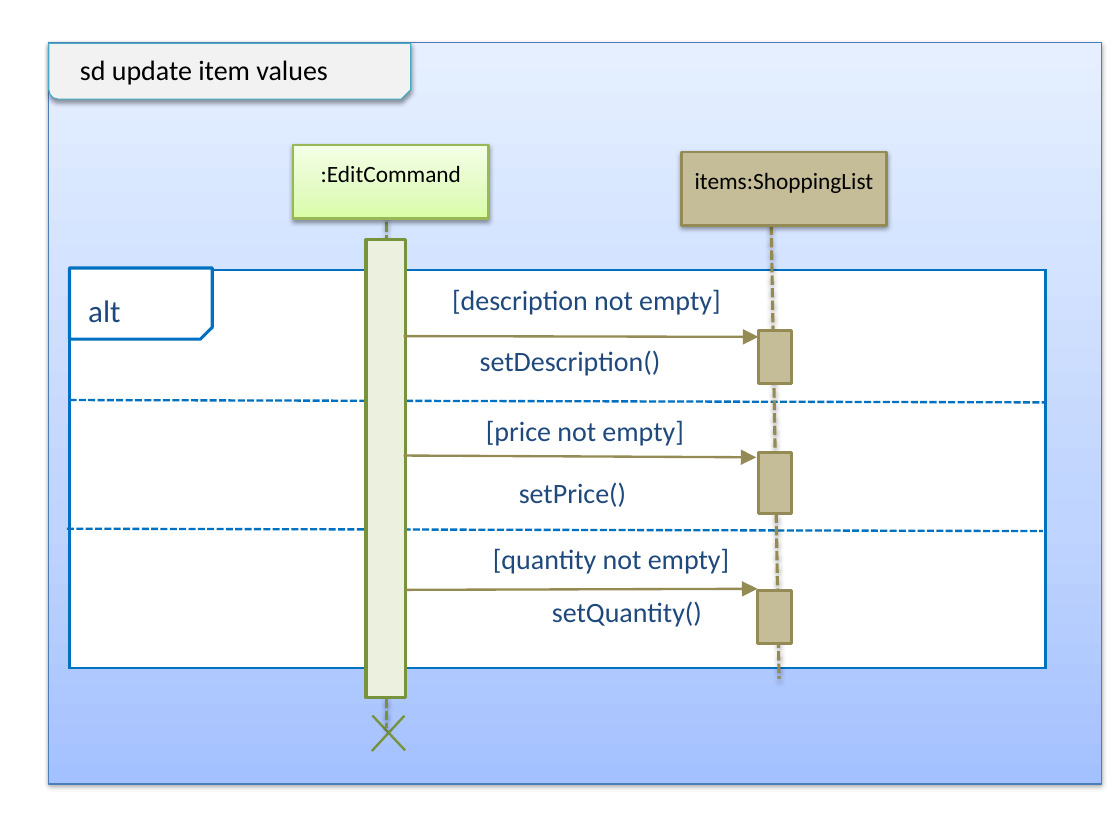
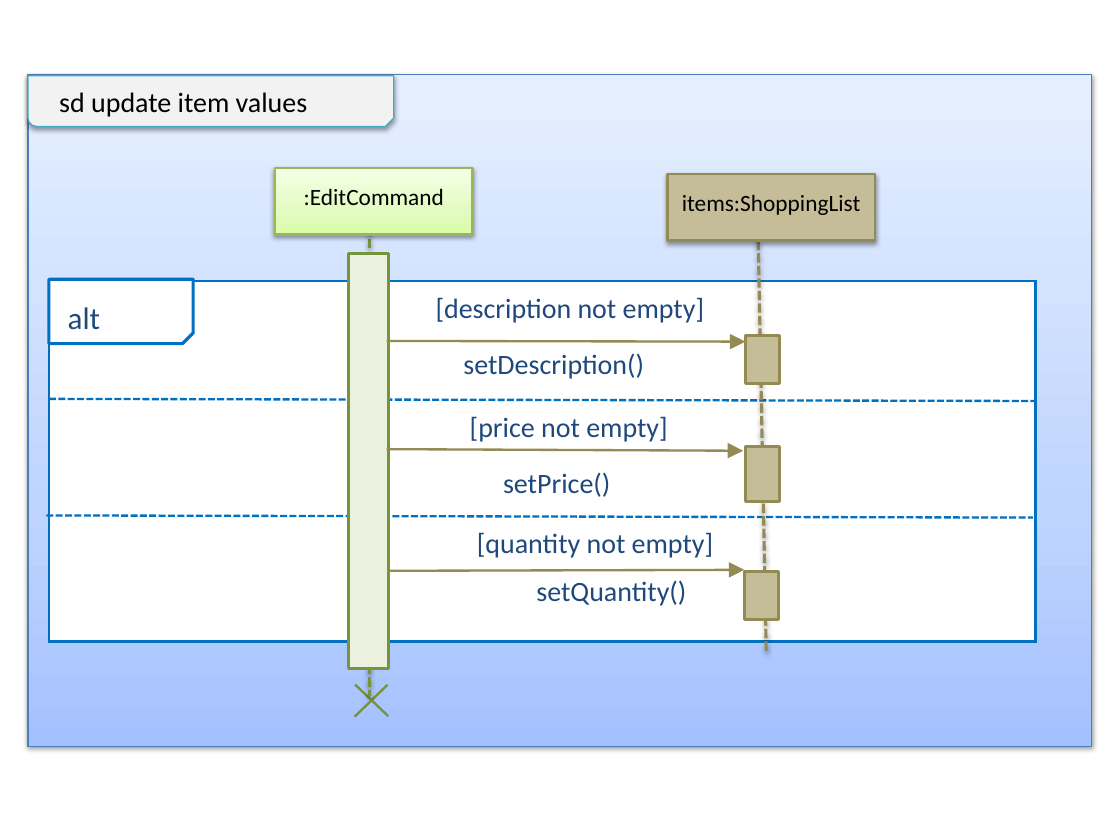
Before and after one commit to nus-cs2113-AY1920S2/tp, a slide deck: slide 2 of docs/Edit.pptx. Drawn at 1120x840 pixels with LibreOffice and Linux fonts; fonts in the diff are those of the drawing. Boxes give left, top, right and bottom in pixels: in the first picture for what was removed or moved away, otherwise in the second. Text is boxed around its words. In the diff, an @@ line names an element or a change of style, - is before the commit and + after.

```diff
--- a/docs/Edit.pptx
+++ b/docs/Edit.pptx
@@ rectangle resized from (x1=49, y1=43, x2=1102, y2=784) to (x1=28, y1=75, x2=1092, y2=747) @@
@@ snip round rect resized from (x1=49, y1=44, x2=411, y2=100) to (x1=28, y1=76, x2=394, y2=127) @@
@@ text "sd update item values" moved from (x1=80, y1=60, x2=328, y2=85) to (x1=59, y1=92, x2=308, y2=117) @@
@@ rectangle ":EditCommand" resized from (x1=293, y1=146, x2=489, y2=220) to (x1=276, y1=168, x2=474, y2=234) @@
@@ rectangle "items:ShoppingList" resized from (x1=681, y1=152, x2=886, y2=226) to (x1=668, y1=174, x2=875, y2=240) @@
@@ line moved from (386, 209) - (386, 728) to (370, 226) - (370, 696) @@
@@ rectangle resized from (x1=366, y1=240, x2=405, y2=698) to (x1=348, y1=254, x2=389, y2=670) @@
@@ line moved from (772, 225) - (780, 679) to (758, 241) - (766, 652) @@
@@ rectangle resized from (x1=69, y1=270, x2=1045, y2=668) to (x1=49, y1=281, x2=1036, y2=642) @@
@@ snip rect resized from (x1=69, y1=268, x2=212, y2=339) to (x1=49, y1=279, x2=194, y2=344) @@
@@ text "alt" moved from (x1=88, y1=300, x2=120, y2=323) to (x1=68, y1=307, x2=100, y2=330) @@
@@ text "[description not empty]" moved from (x1=452, y1=289, x2=720, y2=315) to (x1=436, y1=297, x2=704, y2=323) @@
@@ arrow moved from (403, 336) - (758, 337) to (386, 340) - (745, 342) @@
@@ text "setDescription()" moved from (x1=480, y1=350, x2=661, y2=376) to (x1=463, y1=353, x2=644, y2=379) @@
@@ rectangle resized from (x1=758, y1=330, x2=792, y2=384) to (x1=745, y1=336, x2=778, y2=384) @@
@@ line moved from (69, 400) - (1045, 402) to (49, 399) - (1036, 401) @@
@@ text "[price not empty]" moved from (x1=486, y1=420, x2=683, y2=446) to (x1=470, y1=416, x2=667, y2=442) @@
@@ arrow moved from (403, 456) - (756, 457) to (386, 449) - (744, 450) @@
@@ rectangle resized from (x1=758, y1=452, x2=792, y2=513) to (x1=745, y1=446, x2=778, y2=501) @@
@@ text "setPrice()" moved from (x1=519, y1=482, x2=626, y2=507) to (x1=503, y1=472, x2=610, y2=497) @@
@@ line moved from (67, 529) - (1043, 531) to (46, 515) - (1033, 517) @@
@@ text "[quantity not empty]" moved from (x1=493, y1=548, x2=729, y2=574) to (x1=477, y1=532, x2=713, y2=558) @@
@@ text "setQuantity()" moved from (x1=552, y1=601, x2=702, y2=627) to (x1=536, y1=580, x2=686, y2=606) @@
@@ arrow moved from (405, 590) - (757, 589) to (389, 571) - (745, 570) @@
@@ rectangle resized from (x1=758, y1=590, x2=792, y2=644) to (x1=745, y1=571, x2=778, y2=619) @@
@@ line moved from (404, 716) - (372, 752) to (388, 684) - (355, 717) @@
@@ line moved from (405, 750) - (372, 716) to (389, 716) - (355, 684) @@
```
Also in this commit, not shown: 1 other slide changed, 2 other files.
